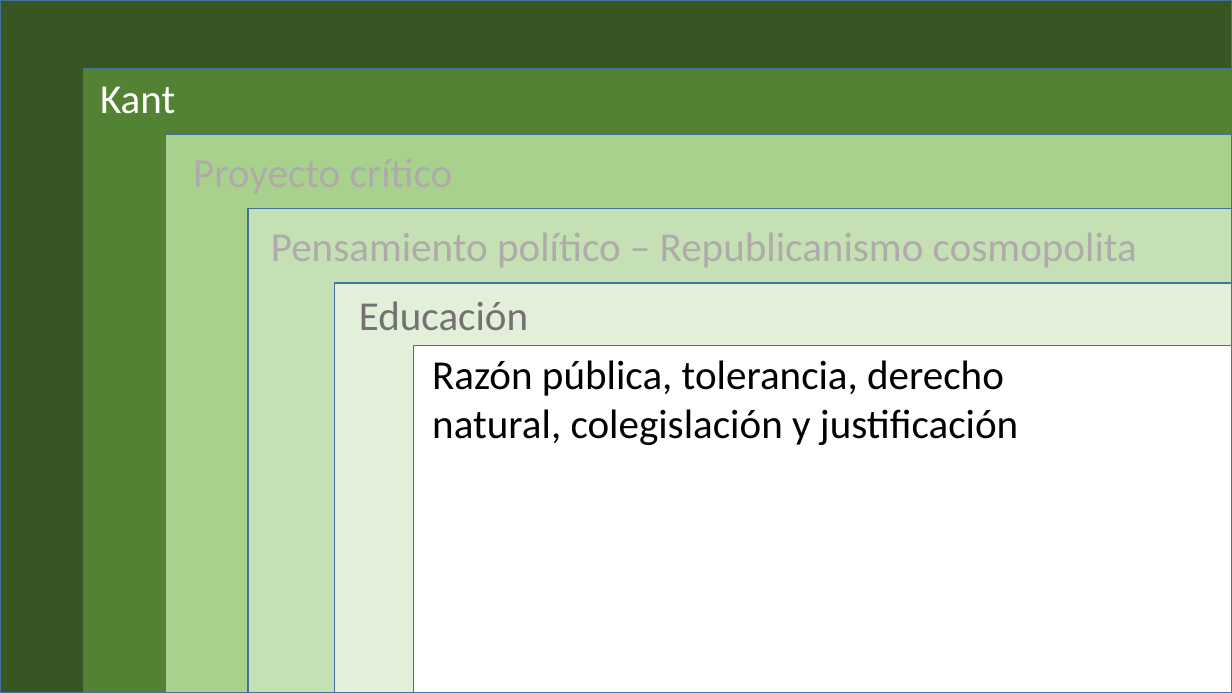
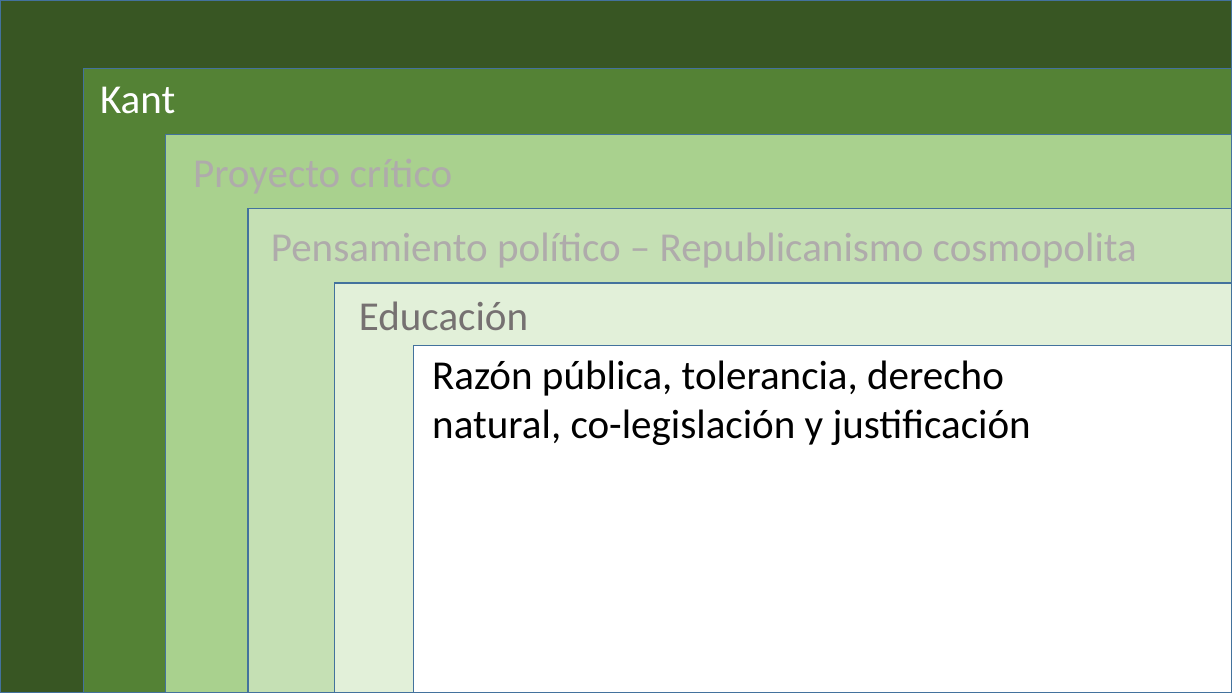
Before and after one commit to zaboltar/zaboltar.github.io, a slide deck: slide 2 of assets uarm/2023 2 UarmPCrit/tesis docs/la educación como asunto político en Kant.pptx. Drawn at 1232x693 pixels with LibreOffice and Linux fonts; fonts in the diff are those of the drawing. Boxes give left, top, right and bottom in pixels: in the first picture for what was removed or moved away, otherwise in the second. Text is boxed around its words. In the diff, an @@ line names an element or a change of style, - is before the commit and + after.

```diff
--- a/assets uarm/2023 2 UarmPCrit/tesis docs/la educación como asunto político en Kant.pptx
+++ b/assets uarm/2023 2 UarmPCrit/tesis docs/la educación como asunto político en Kant.pptx
@@ text at <box>432,360,1031,445</box>: text changed @@
-Razón pública, tolerancia, derecho natural, colegislación y justificación
+Razón pública, tolerancia, derecho natural, co-legislación y justificación
```
Also in this commit, not shown: 31 other files.
